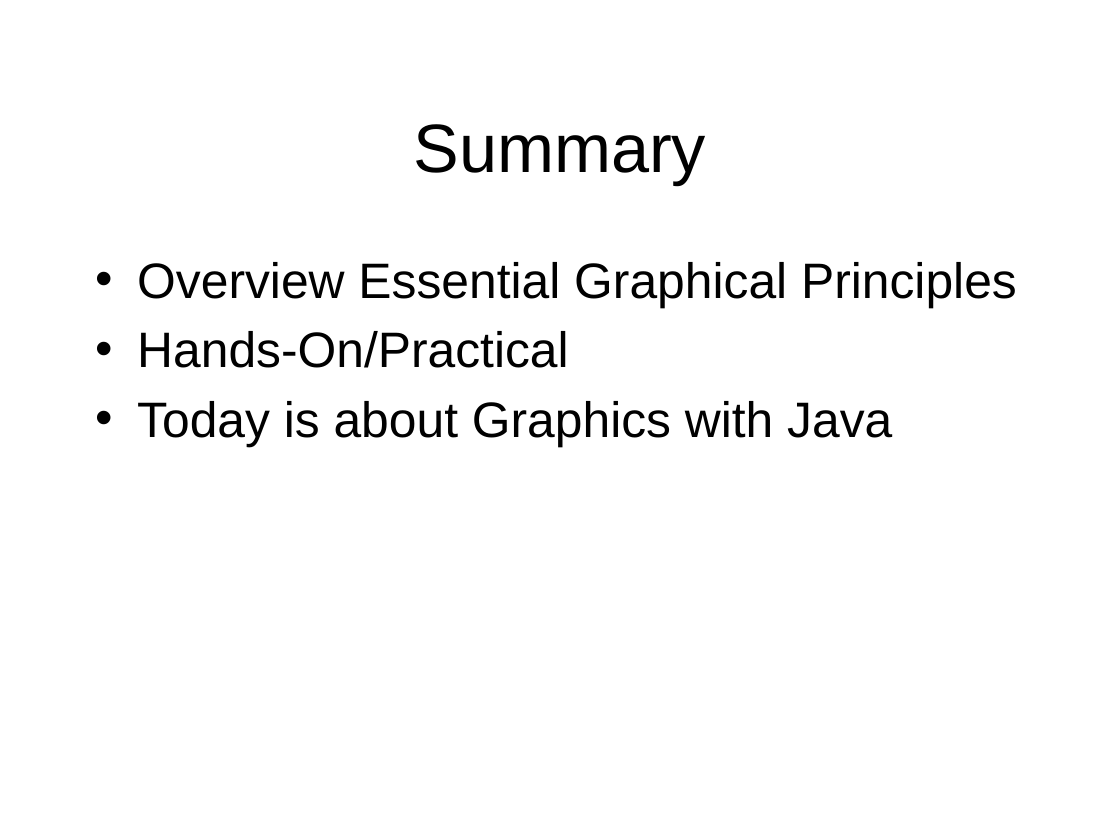
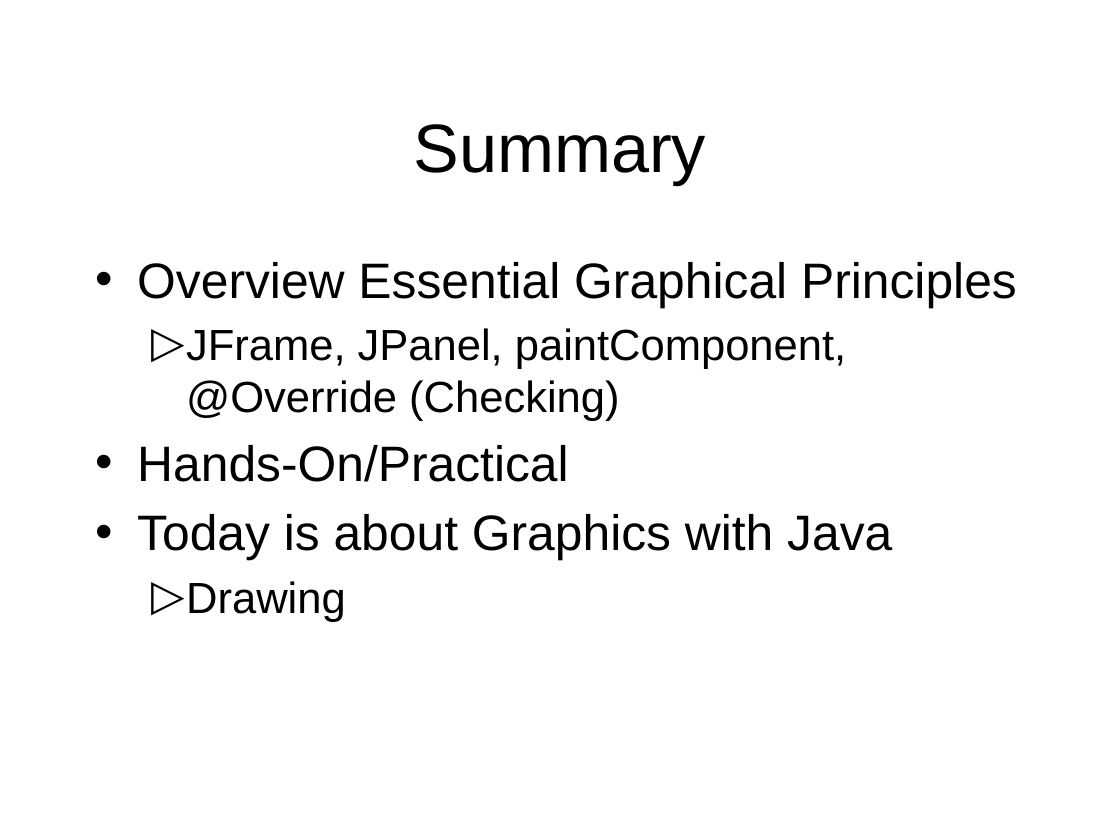
Before and after one commit to octaviordz/zjnu2017.github.io, a slide deck: slide 32 of OOP/lectures/080--Graphics.pptx (slide 5 before the commit). Drawn at 1120x840 pixels with LibreOffice and Linux fonts; fonts in the diff are those of the drawing. Boxes give left, top, right and bottom in pixels: in the first picture for what was removed or moved away, otherwise in the second. Text is boxed around its words. In the diff, an @@ line names an element or a change of style, - is before the commit and + after.

```diff
--- a/OOP/lectures/080--Graphics.pptx
+++ b/OOP/lectures/080--Graphics.pptx
@@ text at <box>186,328,846,421</box>: paragraph added @@
+  ▷ JFrame, JPanel, paintComponent, @Override (Checking)
@@ text at <box>186,581,346,622</box>: paragraph added @@
+  ▷ Drawing
```
Also in this commit, not shown: 2 other slides changed, 29 slides added, 1 slide removed, 1 other file.
